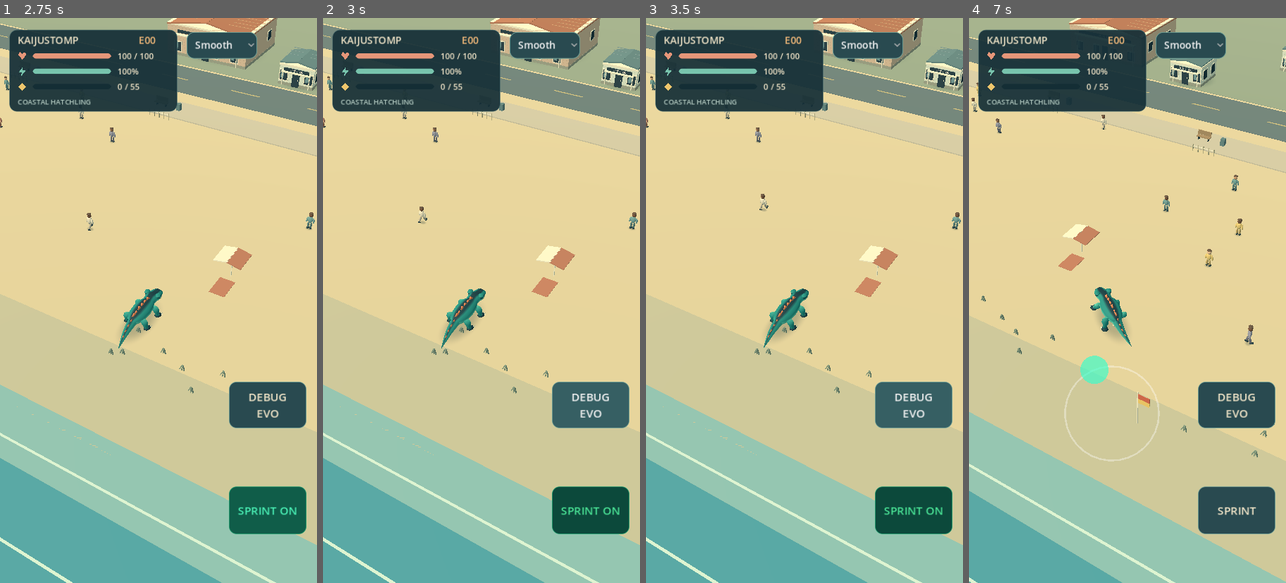
Above: before the commit, frames 1-4 (left to right).
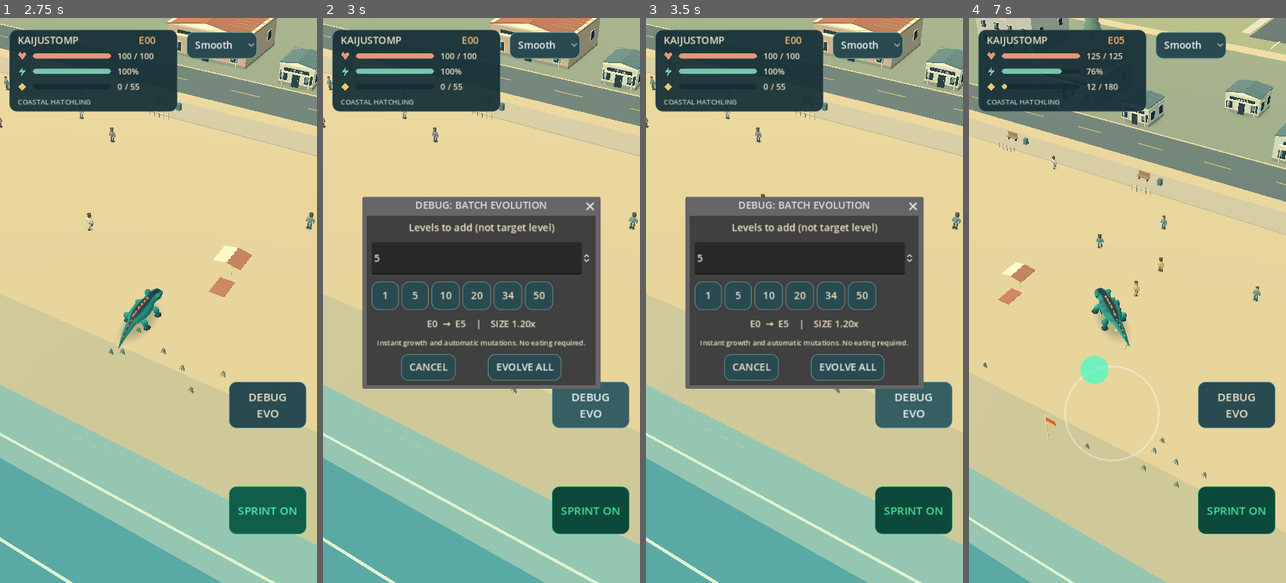
Above: after the commit, the same moments.

Repository: kavemankai/Kaijustomp
Game: Godot game, scene res://scenes/BeachDemo.tscn
Two runs of this game, one before a commit and one after it. Both use one fixed random seed, a clock stepped at 60 frames per second and the inputs below.
Inputs (mouse positions are in pixels of both pictures, inside the frame that each line leads up to):
- Up to frame 1 (2.75 s): click "Smooth" at 0.5 s; click "SPRINT" at 1.25 s; click "SPRINT ON" at 2 s
- Up to frame 2 (3 s): click "DEBUG EVO" at 2.75 s
- Up to frame 3 (3.5 s): no input
- Up to frame 4 (7 s): click (1171, 368) at 3.5 s, where only the run after the commit has a clickable "EVOLVE ALL"; tap Enter (ui_accept) at 4.25 s; drag from (1127, 300) to (1159, 176) at 4.27 s; drag from (1064, 328) to (1111, 413) at 5.02 s; move the mouse to (1159, 176) at 5.77 s; hold Right (ui_right) 5.78-6.5 s; tap Shift at 5.85 s; drag from (1111, 413) to (1032, 215) at 6.52 s

Frame 1 is identical in both runs. In frame 2, 25% of the frame differs, in the area x 12-88%, y 31-66%; in frame 3, 25%; in frame 4, 28%, in the area x 0-100%, y 0-100%.
Error before the commit: Invalid call. Nonexistent function 'get_vbox' in base 'ConfirmationDialog'. (res://scripts/beach/BeachDemo.gd:738)

Commit message:
Use Godot 4.5 ConfirmationDialog add_child with positioned content instead of nonexistent get_vbox

Diff:
--- a/scripts/beach/BeachDemo.gd
+++ b/scripts/beach/BeachDemo.gd
@@ -735,7 +735,8 @@
 	ui_layer.add_child(debug_batch_dialog)
 	var column := VBoxContainer.new()
 	column.add_theme_constant_override("separation", 12)
-	debug_batch_dialog.get_vbox().add_child(column)
+	debug_batch_dialog.add_child(column)
+	column.position = Vector2(14, 8)
 	var heading := Label.new()
 	heading.text = "Levels to add (not target level)"
 	heading.horizontal_alignment = HORIZONTAL_ALIGNMENT_CENTER
